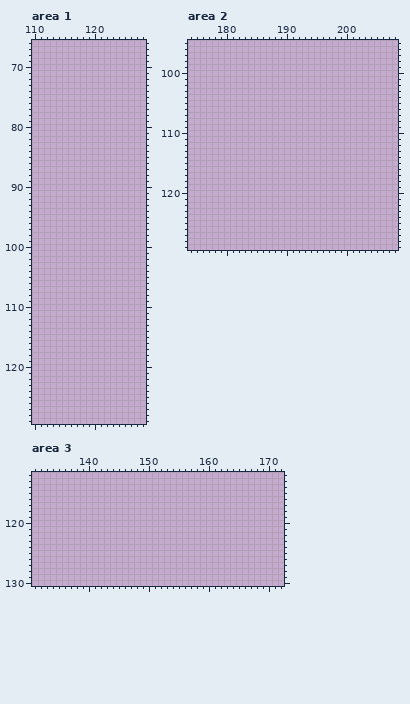
Pixel-art file, stored at assets/Tile/WastesWorking.ase. Above: the version before the commit.
1024x512 pixels, 1 frame. Colours within 5 levels of each other are drawn and written as one. Shown: area 1: x 110..128, y 66..129; area 2: x 174..208, y 95..129; area 3: x 131..172, y 112..130.
Once edited:
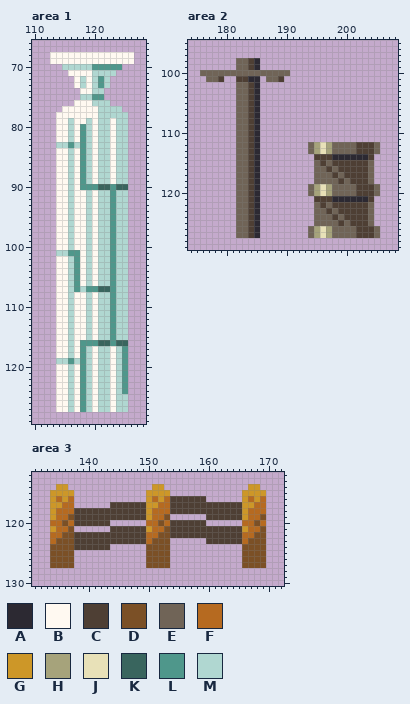
Palette (. is transparent): A #2c2932  B #fff9f1  C #4e3f34  D #7b5026  E #706457  F #b66a20  G #cd9728  H #a6a37b  J #e8e1b8  K #39655e  L #4f978b  M #b0d7d1
The exact change:
layer "props" added
Area 1, layer "props":
y 68..69: x 113..126 .............. -> BBBBBBBBBBBBBB
y 70: x 115..124 .......... -> MMMMMLLLLL
y 71: x 116..123 ........ -> BBBBMMMM
y 72..73: x 117..122 ...... -> BMBMLM
y 74: x 118..121 .... -> BBMM
y 75: x 118..121 .... -> MMLL
y 76: x 117..122 ...... -> BBBMMM
y 77: x 115..124 .......... -> BBBBBBMMMM
y 78: x 114..125 ............ -> BBBBBBBMMMMM
y 79: x 114..125 ............ -> BBMBBMBMMBMM
y 80..82: x 114..125 ............ -> BBMBLMBMMBMM
y 83: x 114..125 ............ -> MMLMLMBMMBMM
y 84..89: x 114..125 ............ -> BBMBLMBMMBMM
y 90: x 114..125 ............ -> BBMBLLLKKLKK
y 91..100: x 114..125 ............ -> BBMBBMBMMLMM
y 101: x 114..125 ............ -> MMLLBMBMMLMM
y 102..106: x 114..125 ............ -> BBMLBMBMMLMM
y 107: x 114..125 ............ -> BBMLMLLKKLMM
y 108..115: x 114..125 ............ -> BBMBBMBMMLMM
y 116: x 114..125 ............ -> BBMBLLLKKLKK
y 117..118: x 114..125 ............ -> BBMBLMBMMBML
y 119: x 114..125 ............ -> MMLMLMBMMBML
y 120..124: x 114..125 ............ -> BBMBLMBMMBML
y 125..127: x 114..125 ............ -> BBMBLMBMMBMM
Area 2, layer "props":
y 98..99: x 182..185 .... -> EECA
y 100: x 176..190 ............... -> EEEEEEEEEEEEEEE
y 101: x 177..179 ... -> EEC; x 182..185 .... -> CCAA; x 187..189 ... -> EEC
y 102..111: x 182..185 .... -> EECA
y 112..113: x 182..185 .... -> EECA; x 194..205 ............ -> EHJHEEEECCCE
y 114: x 182..185 .... -> EECA; x 195..204 .......... -> CCCAAAAAAC
y 115: x 182..185 .... -> EECA; x 195..204 .......... -> ECECCCCCCE
y 116: x 182..185 .... -> EECA; x 195..204 .......... -> EECECCCCCE
y 117: x 182..185 .... -> EECA; x 195..204 .......... -> EEECECCCCE
y 118: x 182..185 .... -> EECA; x 195..204 .......... -> EEEECECCCE
y 119..120: x 182..185 .... -> EECA; x 194..205 ............ -> EHJHEEEECCCE
y 121: x 182..185 .... -> EECA; x 195..204 .......... -> CCCAAAAAAC
y 122: x 182..185 .... -> EECA; x 195..204 .......... -> ECECCCCCCE
y 123: x 182..185 .... -> EECA; x 195..204 .......... -> EECECCCCCE
y 124: x 182..185 .... -> EECA; x 195..204 .......... -> EEECECCCCE
y 125: x 182..185 .... -> EECA; x 195..204 .......... -> EEEECECCCE
y 126..127: x 182..185 .... -> EECA; x 194..205 ............ -> EHJHEEEECCCE
Area 3, layer "props":
y 114: x 135..136 .. -> GG; x 151..152 .. -> GG; x 167..168 .. -> GG
y 115: x 134..137 .... -> GGGG; x 150..153 .... -> GGGG; x 166..169 .... -> GGGG
y 116: x 134..137 .... -> GFGF; x 150..159 .......... -> GFGFCCCCCC; x 166..169 .... -> GFGF
y 117: x 134..137 .... -> GGFF; x 144..169 .......................... -> CCCCCCGGFFCCCCCCCCCCCCGGFF
y 118: x 134..169 .................................... -> GFFFCCCCCCCCCCCCGFFFCCCCCCCCCCCCGFFF
y 119: x 134..153 .................... -> GFFDCCCCCCCCCCCCGFFD; x 160..169 .......... -> CCCCCCGFFD
y 120: x 134..143 .......... -> FFDFCCCCCC; x 150..159 .......... -> FFDFCCCCCC; x 166..169 .... -> FFDF
y 121: x 134..137 .... -> GFFD; x 144..169 .......................... -> CCCCCCGFFDCCCCCCCCCCCCGFFD
y 122: x 134..169 .................................... -> FFDDCCCCCCCCCCCCFFDDCCCCCCCCCCCCFFDD
y 123: x 134..153 .................... -> FDDDCCCCCCCCCCCCFDDD; x 160..169 .......... -> CCCCCCFDDD
y 124: x 134..143 .......... -> DDDDCCCCCC; x 150..153 .... -> DDDD; x 166..169 .... -> DDDD
y 125..127: x 134..137 .... -> DDDD; x 150..153 .... -> DDDD; x 166..169 .... -> DDDD
Pixel boxes of the changes (left, top, right, bottom) in both pictures:
added: (50, 52, 134, 412)
added: (200, 58, 290, 238)
added: (308, 142, 380, 238)
added: (50, 484, 266, 568)
